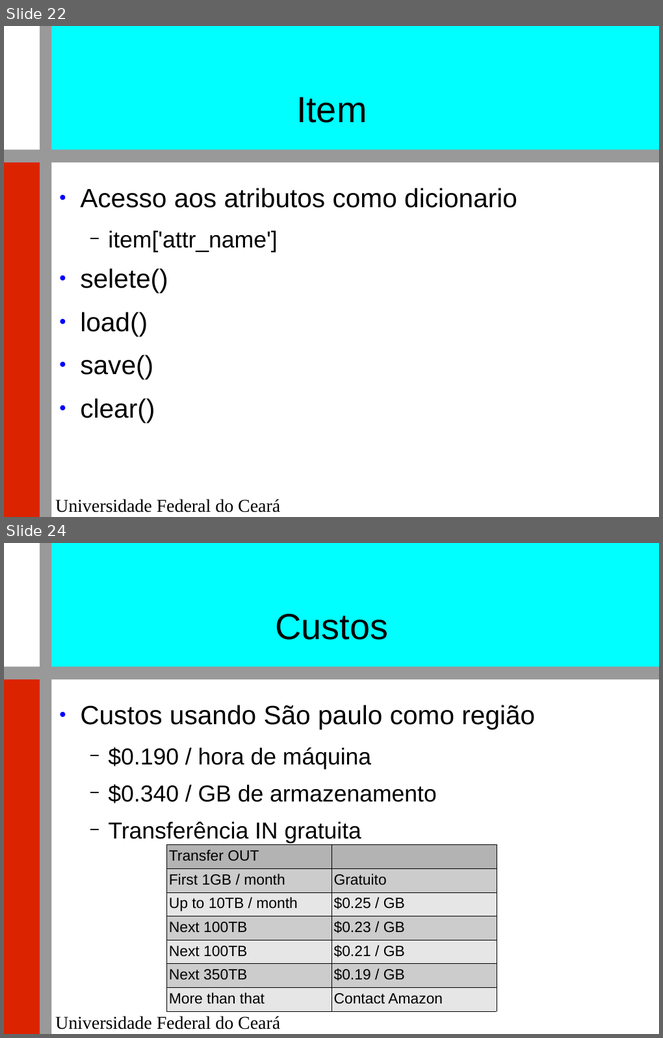
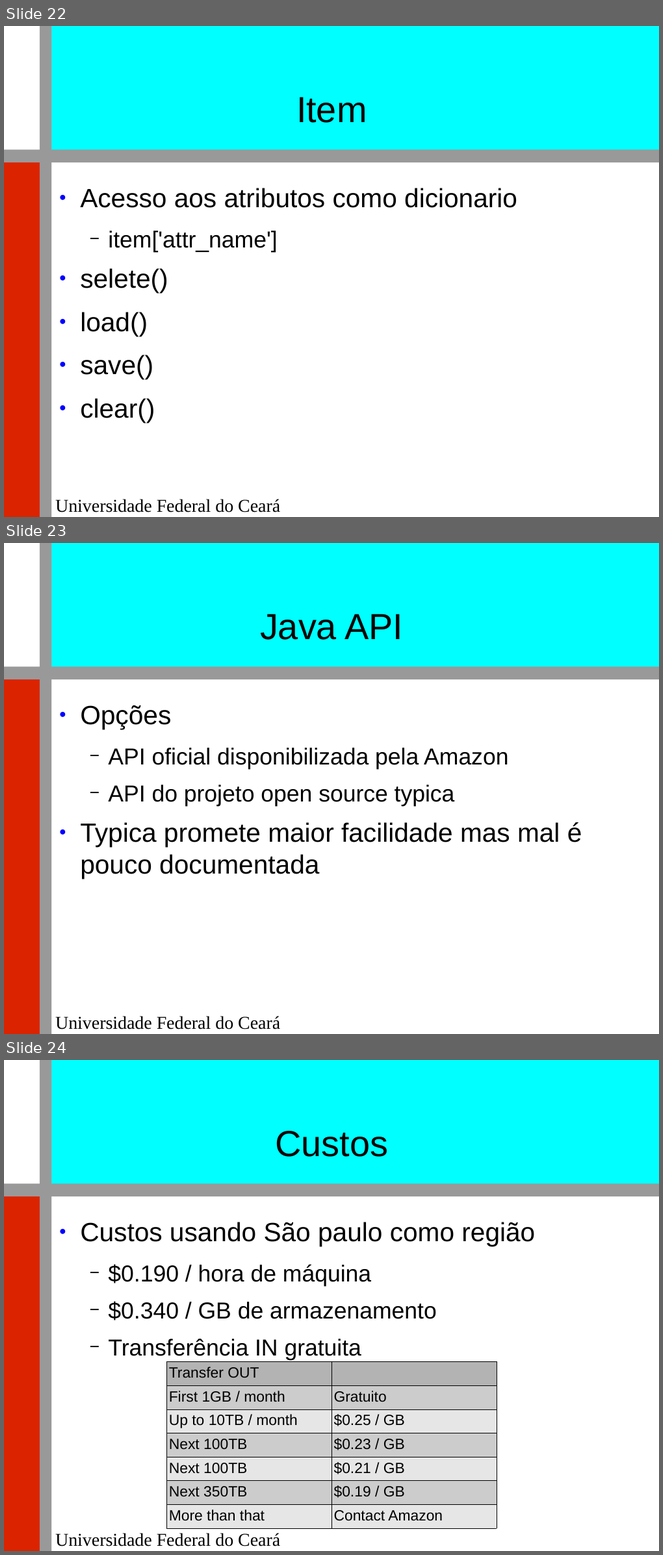
Before and after one commit to renatocjn/NoSQL_TF, a slide deck: Apresentação.odp. Shown one above the other, each under a label of ours: slides 22 and 24 before the commit, slides 22, 23 and 24 after it; the slides between them are not shown. The pictures are 663x1038 and 663x1555 pixels, drawn with LibreOffice and Linux fonts; fonts in the diff are those of the drawing; background and template pictures are left out. Boxes give left, top, right and bottom in pixels: in the first picture for what was removed or moved away, otherwise in the second. Text is boxed around its words. In the diff, an @@ line names an element or a change of style, - is before the commit and + after.

Commit message:
java api e novo pdf

```diff
--- a/Apresentação.odp
+++ b/Apresentação.odp
@@ slide 23 added at bbox=[4, 543, 659, 1034], background #FFFFFF; not listed: 5 template elements that a slide beside it also shows @@
@@ title added at bbox=[260, 614, 404, 640], 44 pt, text #000000 @@
+Java API
@@ text added at bbox=[80, 705, 582, 878], 28 pt, text #000000 @@
+● Opções
+  − API oficial disponibilizada pela Amazon
+  − API do projeto open source typica
+● Typica promete maior facilidade mas mal é pouco documentada
```
Also in this commit, not shown: 2 slides changed, 1 slide removed, 1 other file.
